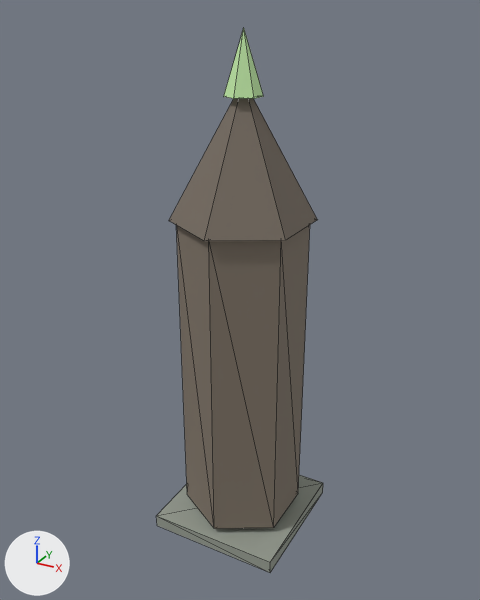
Two versions of the glTF model assets/models/grove/grove_thorn_spire.glb, one commit apart.
Rendered twice from a 50 mm lens placed at (41.2, -75.9, 76.1), pointed at (-0.5, 0.0, 38.2). The axes (+X, +Y, +Z) are drawn at lower left. The lights are the same throughout. The first picture is the older version. Mesh edges are drawn as thin lines. Vertices at exactly the same position are counted once.

In view in the first picture: 'grove_thorn_spire'.
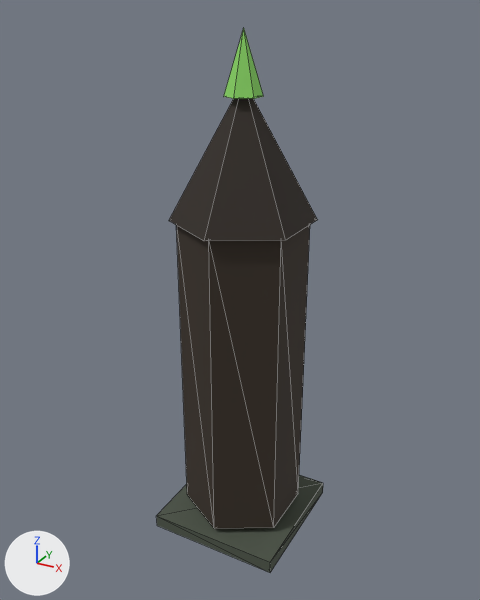
Where the change shows, as pixel boxes [x1, y1, x2, y2] in the pictures (480 x 600 px):
```json
{"part": 1, "of": "me_cube", "change": "recoloured", "before": [169, 99, 317, 529], "after": [169, 99, 317, 529], "on screen": "darker"}
{"part": 2, "of": "me_cube", "change": "recoloured", "before": [157, 475, 323, 572], "after": [157, 475, 323, 572], "on screen": "grey to dark grey"}
{"part": 3, "of": "me_cube", "change": "recoloured", "before": [224, 28, 263, 99], "after": [224, 28, 263, 99], "on screen": "darker"}
```

The change, as JSON lines over the scene's bpy script:
```json
{"block": "me_cube", "where": "me_cube.from_pydata(...)  # 34 vertices, 52 faces; spans x -10.0..10.0, y -10.0..10.0, z 1.0..74.0"}
{"block": "me_cube", "where": "# used by ob_grove_thorn_spire; location = (0.0, 0.0, 0.0)"}
{"block": "me_cube", "change": "me_cube part 1: 30 faces centred in x -7.8..7.8, y -7.5..7.5, z 4.0..56.0 are repainted in the vertex colours; the middle colour goes from brown #817669 to brown #382e24"}
{"block": "me_cube", "change": "me_cube part 2: 12 faces centred in x -10.0..10.0, y -10.0..10.0, z 1.0..3.0 are repainted in the vertex colours; the middle colour goes from grey #959b90 to dark grey #4c5447"}
{"block": "me_cube", "change": "me_cube part 3: 10 faces centred in x -1.4..1.4, y -1.2..1.7, z 66.0..68.7 are repainted in the vertex colours; the middle colour goes from green #c4edaa to green #8cd966"}
```
